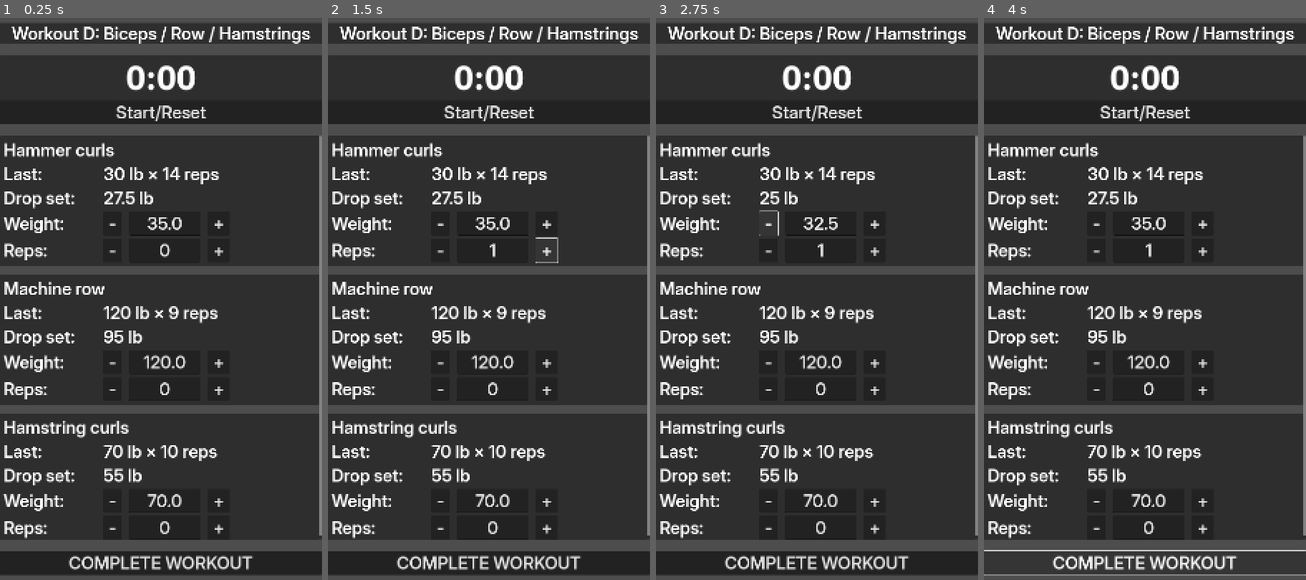
Above: before the commit, frames 1-4 (left to right).
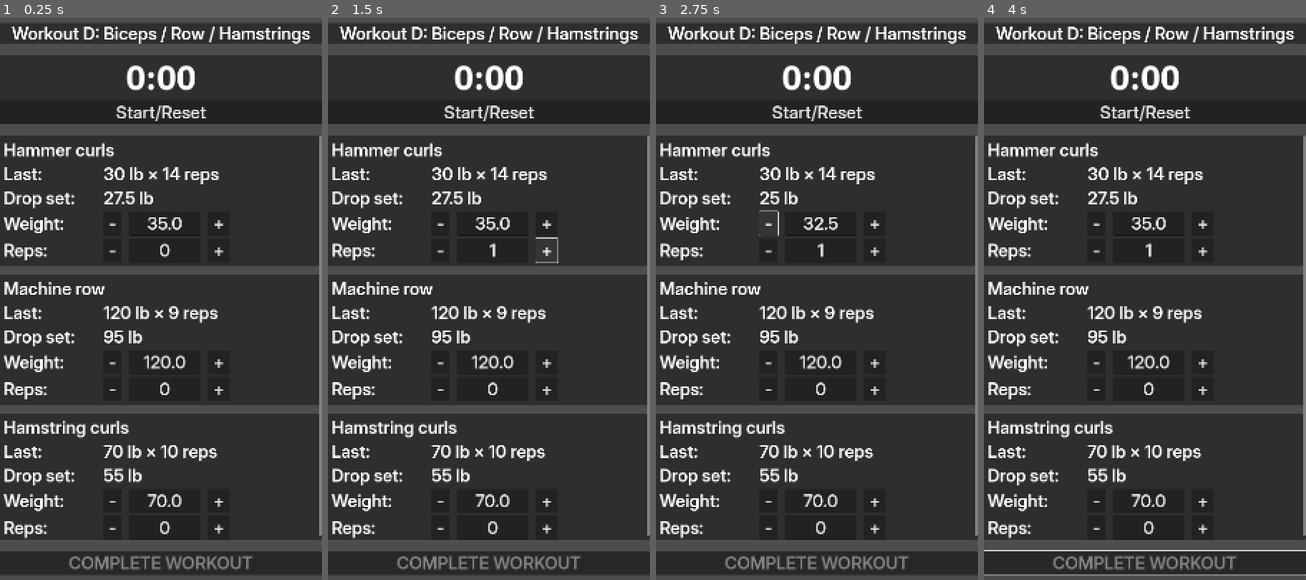
Above: after the commit, the same moments.

Repository: DanielMcPherson/workout-tracker
Game: Godot game, scene res://main.tscn
Same seed, same stepped clock (60 frames per second), same inputs: the game is played once before the commit and once after it.
Inputs (mouse positions are in pixels of both pictures, inside the frame that each line leads up to):
- Up to frame 1 (0.25 s): no input
- Up to frame 2 (1.5 s): click "-" at 0.5 s; click "+" at 1.25 s
- Up to frame 3 (2.75 s): click "-" at 2 s
- Up to frame 4 (4 s): click "+" at 2.75 s; click (1145, 563) at 3.5 s, where only the run before the commit has a clickable "COMPLETE WORKOUT"

The runs differ from the first frame. In frame 1, 0.7% of the frame differs, in the area x 21-79%, y 95-99%; in frame 2, 0.7%; in frame 3, 0.7%; in frame 4, 0.8%.

Commit message:
Disable Complete until all reps > 0

Diff:
--- a/exercise_panel.gd
+++ b/exercise_panel.gd
@@ -1,4 +1,6 @@
 extends PanelContainer
+
+signal reps_changed
 
 @export var weight_step: float = 2.5
 @export var min_weight: float = 0.0
@@ -91,6 +93,7 @@
 func set_reps(value: int) -> void:
 	value = clamp(value, min_reps, max_reps)
 	reps_line_edit.text = str(value)
+	emit_signal("reps_changed")
 
 func _on_reps_down_pressed() -> void:
 	set_reps(get_reps() - reps_step)
--- a/main.gd
+++ b/main.gd
@@ -31,6 +31,12 @@
 	timer_button.pressed.connect(_on_timer_button_pressed)
 	complete_button.pressed.connect(_on_complete_button_pressed)
 
+	# Listen for reps changes from each exercise
+	exercise1.reps_changed.connect(_on_any_reps_changed)
+	exercise2.reps_changed.connect(_on_any_reps_changed)
+	exercise3.reps_changed.connect(_on_any_reps_changed)
+	_update_complete_button_enabled()
+
 	# Test setting weights
 	exercise1.set_exercise_name("Hammer curls")
 	exercise1.set_last(30, 14)
@@ -60,6 +66,7 @@
 	_elapsed_ms = 0
 	timer_value.text = "0:00"
 
+
 func _update_timer_label() -> void:
 	var total_ms: int = _elapsed_ms
 	var minutes: int = total_ms / 60000
@@ -69,6 +76,19 @@
 	timer_value.text = "%02d:%02d.%02d" % [minutes, seconds, hundredths]
 
 
+func _on_any_reps_changed() -> void:
+	_update_complete_button_enabled()
+
+
+func _update_complete_button_enabled() -> void:
+	complete_button.disabled = not _all_exercises_have_reps()
+
+
+func _all_exercises_have_reps() -> bool:
+	return exercise1.get_reps() > 0 \
+		and exercise2.get_reps() > 0 \
+		and exercise3.get_reps() > 0
+
 func _on_complete_button_pressed() -> void:
 	print("Complete Workout")
 	print("%s lb × %d reps" % [exercise1.get_weight(), exercise1.get_reps()])
